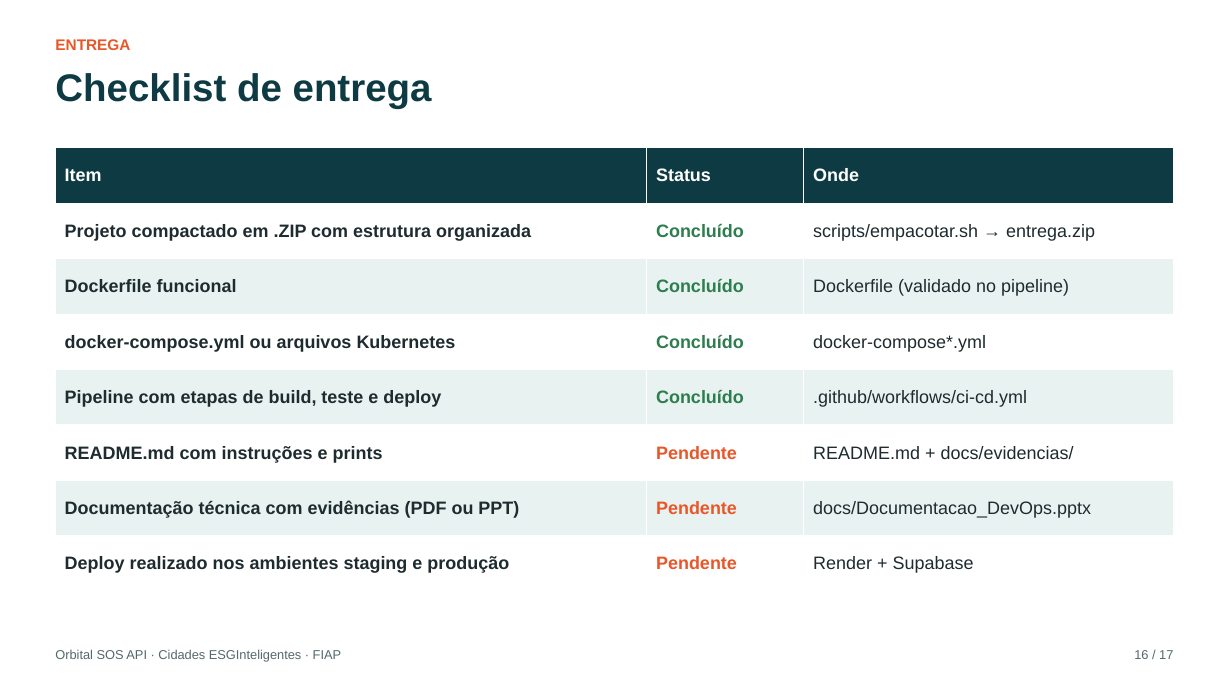
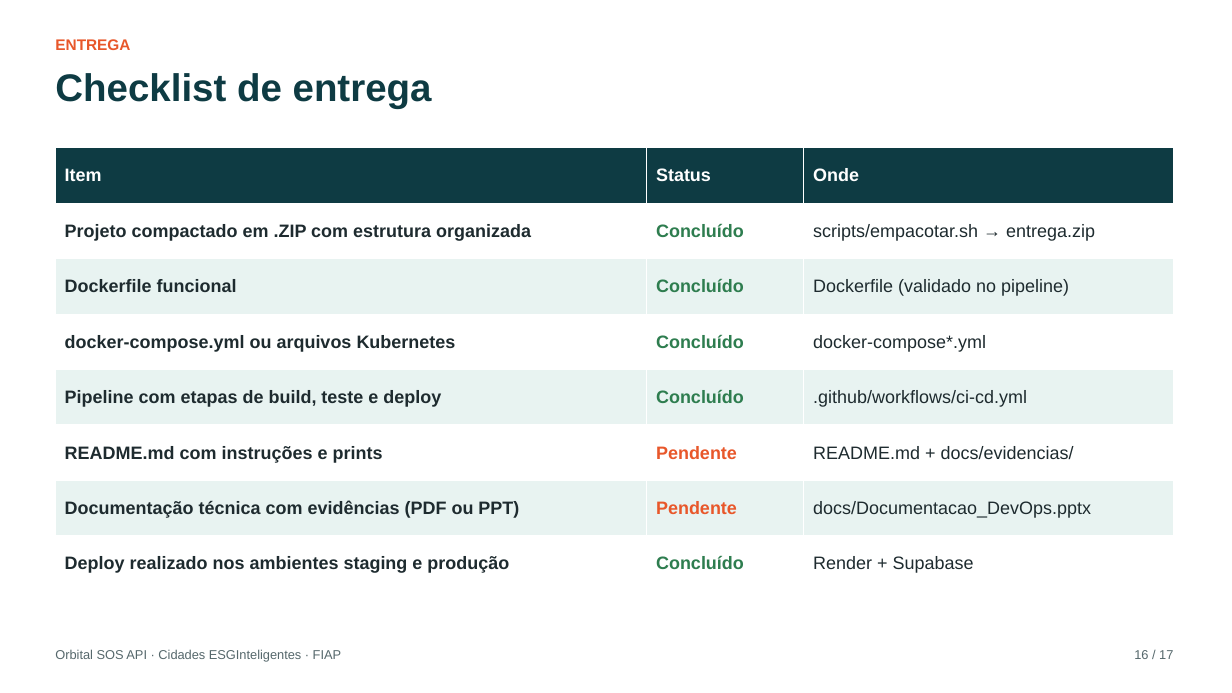
Before and after one commit to vsilva1997/orbital-sos-api, a slide deck: slide 16 of docs/Documentacao_DevOps.pptx. Drawn at 1232x693 pixels with LibreOffice and Linux fonts; fonts in the diff are those of the drawing. Boxes give left, top, right and bottom in pixels: in the first picture for what was removed or moved away, otherwise in the second. Text is boxed around its words. In the diff, an @@ line names an element or a change of style, - is before the commit and + after.

```diff
--- a/docs/Documentacao_DevOps.pptx
+++ b/docs/Documentacao_DevOps.pptx
@@ table at (x1=55, y1=148, x2=1174, y2=592) @@
-row 8, column 2: Pendente
+row 8, column 2: Concluído
```
Also in this commit, not shown: 3 other files.
